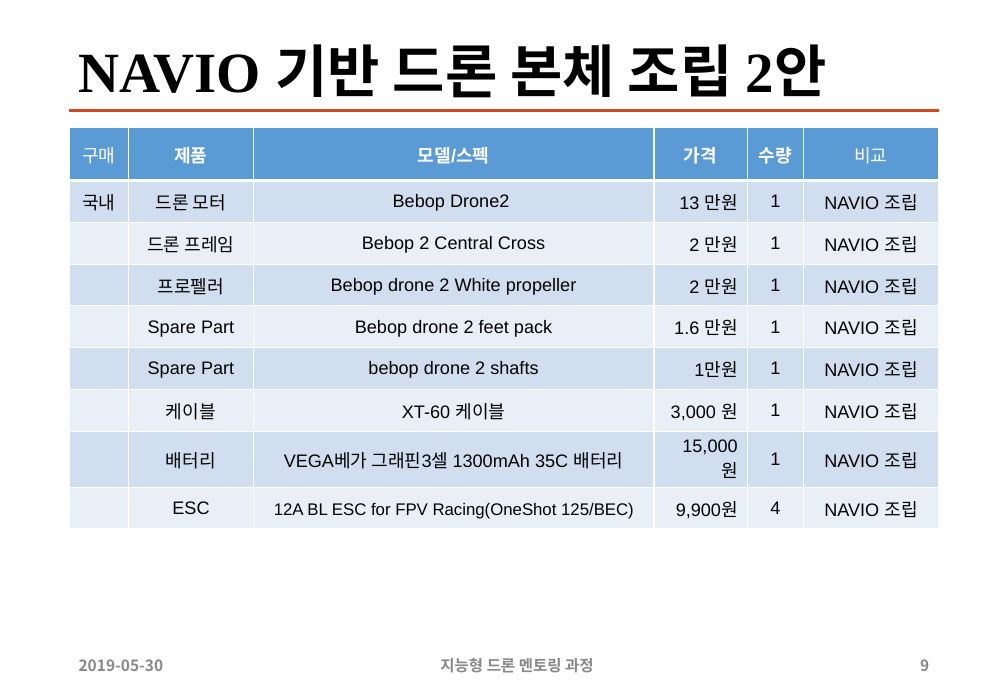
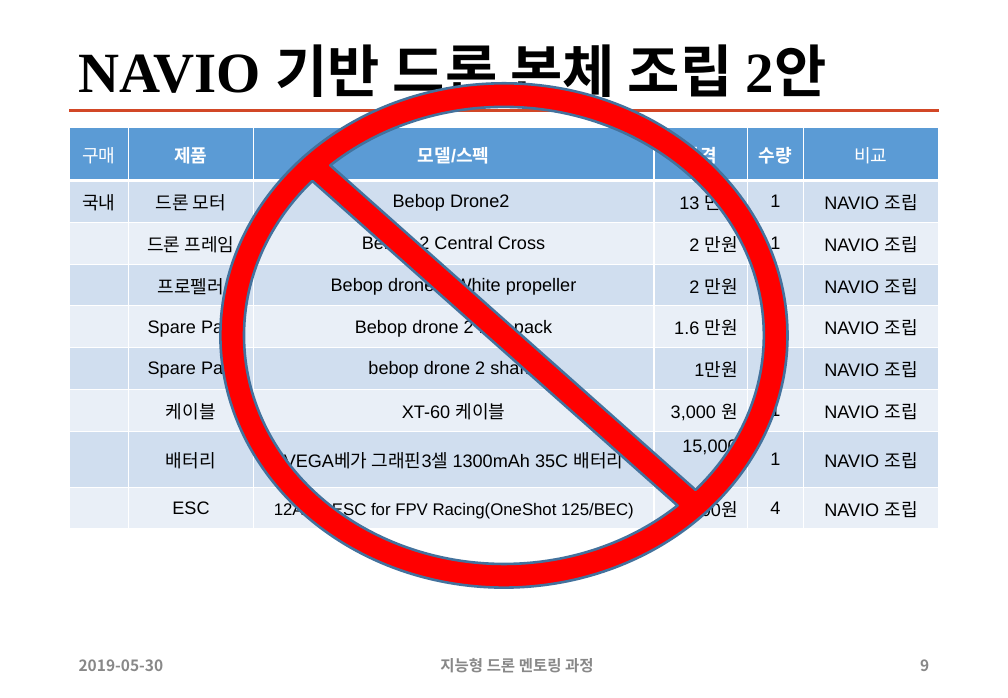
Before and after one commit to sunabove/autopilot_doc, a slide deck: slide 9 of 120 구매/108 2차 지능형 드론 멘토링 HW 구매 목록 19년 6월 V1.2.1.pptx. Drawn at 1008x698 pixels with LibreOffice and Linux fonts; fonts in the diff are those of the drawing. Boxes give left, top, right and bottom in pixels: in the first picture for what was removed or moved away, otherwise in the second. Text is boxed around its words. In the diff, an @@ line names an element or a change of style, - is before the commit and + after.

```diff
--- a/120 구매/108 2차 지능형 드론 멘토링 HW 구매 목록 19년 6월 V1.2.1.pptx
+++ b/120 구매/108 2차 지능형 드론 멘토링 HW 구매 목록 19년 6월 V1.2.1.pptx
@@ no-entry sign added at [221,84,788,588], fill #FF0000, outline #43739E 2 pt @@
```
Also in this commit, not shown: 2 other slides changed.
